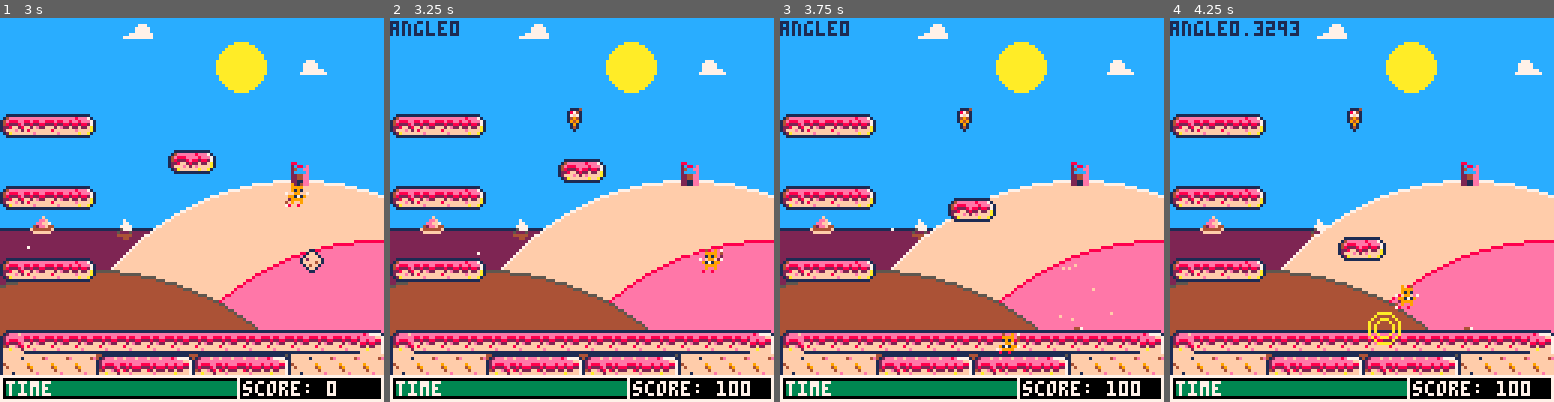
Above: before the commit, frames 1-4 (left to right).
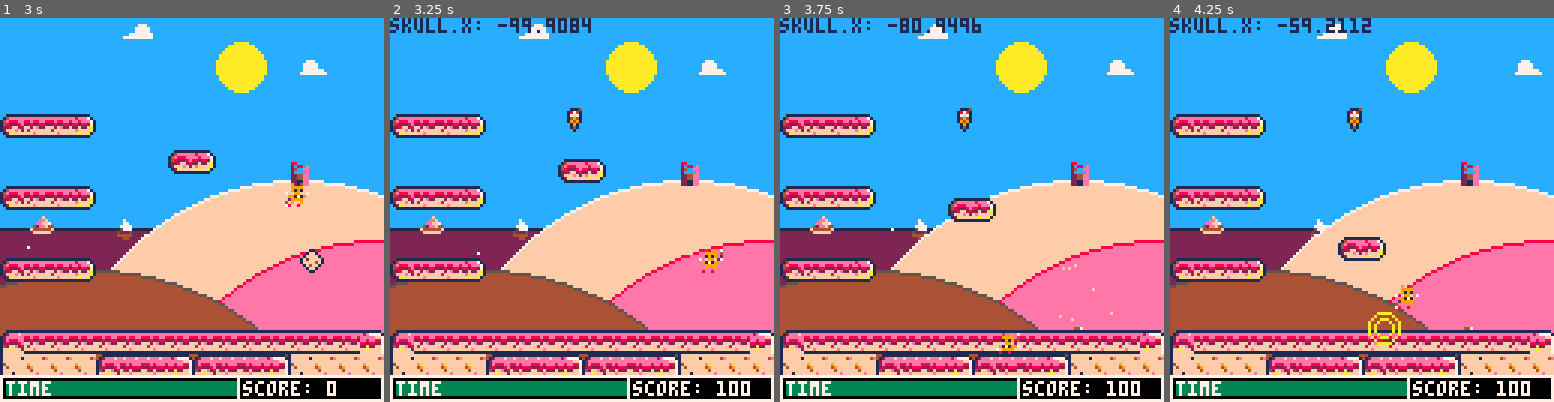
Above: after the commit, the same moments.

Repository: daddynewts/foxcatsquirrel
Game: PICO-8 cartridge foxcatsquirrel.p8
Two runs of this game, one before a commit and one after it. Both use one fixed random seed, a clock stepped at 60 frames per second and the inputs below.
Inputs:
- Up to frame 1 (3 s): tap X (X key) at 0.33, 1.07, 1.85, 2.97 s; tap O (Z key) at 0.7, 1.7, 2.1, 2.5, 2.9 s; hold Right 1.6-2.1 s; hold Right from 2.47 s (still down)
- Up to frame 2 (3.25 s): release Right at 3.03 s; hold Left from 3.08 s (still down)
- Up to frame 3 (3.75 s): tap O (Z key) at 3.3, 3.7 s; release Left at 3.58 s; hold Down from 3.63 s (still down)
- Up to frame 4 (4.25 s): release Down at 3.97 s; hold Right from 4.02 s (still down); tap X (X key) at 4.08 s; tap O (Z key) at 4.1 s

Frame 1 is identical in both runs. In frame 2, 0.8% of the frame differs, in the area x 0-53%, y 0-5%; in frame 3, 0.8%; in frame 4, 1.0%.

Commit message:
Skull shockwave movement works!
It's a little bit shonky, but the principle is there!

Diff:
--- a/foxcatsquirrel.p8
+++ b/foxcatsquirrel.p8
@@ -214,10 +214,10 @@
  --print("vplatform.y: "..vplatform.y,cam_x+1,9,7)
  --print("hplatform.x: "..hplatform.x,cam_x+1,17,7)
  --food hitbox
+ if #skulls>=1 then
+  print("skull.x: "..skull.x,0,0,1)
+ end
  --rect(food.x-20,food.y-20,food.x+24,food.y+24,7)
- if #skulls==1 then
-  print("angle"..enemyapproach,cam_x,1,1)
- end
 end
 -->8
 -- update and game loop
@@ -1659,6 +1659,7 @@
    }
   add(skulls,skull)
   sfx(skull_sfx)
+  skullchase=true
  end
 end
 
@@ -1677,10 +1678,12 @@
 
 function move_skull()
 
- for skull in all(skulls) do
+ if skullchase==true then
+  for skull in all(skulls) do
 -- easy
-  skull.x-=((skull.x/100)-(player.x/100))*(player.dx/count+1)
-  skull.y-=((skull.y/100)-(player.y/100))*(player.dy/count+1)
+   skull.x-=((skull.x/100)-(player.x/100))*(player.dx/count+1)
+   skull.y-=((skull.y/100)-(player.y/100))*(player.dy/count+1)
+  end
  end
 end
 
@@ -1759,20 +1762,22 @@
  if is_shockwave==true then
   enemyapproach=sin(shockwave_x,skulls.skull.y)
   enemyangle+=(3.141592654/enemyapproach)/180
-  for skull in all(skulls) do
+
+ for skull in all(skulls) do
 
   if  skull.y > shockwave_y-20
   and skull.y < shockwave_y+20
   and skull.x > shockwave_x-20
   and skull.x < shockwave_x+20
    then
-    skull.x-=sin(enemyangle)
-    skull.y-=enemyapproach+cos(enemyangle)
-   --    ghost.y=food.y-(10*sin(enemyangle))
-   -- skull.x+=((skull.x/10)+(player.x/100))
-   -- skull.y+=((skull.y/10)-(shockwave_y/100))
+    skull.x-=cos(enemyangle)-((skull.x-shockwave_x)/5)
+    skull.y-=sin(enemyangle)--(skull.y-shockwave_y)
+    skullchase=false
    end
   end
+ end
+  if is_shockwave==false then
+  skullchase=true
  end
 end
 
@@ -1822,7 +1827,8 @@
 
 function draw_fx()
  for fx in all(effects) do
-  --draw pixel for size 1, draw circle for larger
+  --draw pixel for size 1,
+  --draw circle for larger
     if fx.r<=1 then
      pset(fx.x,fx.y,crumb)
     else
@@ -1836,7 +1842,7 @@
 	 for fx in all(effects) do
   --lifetime
   fx.t+=2.5 -- size of circle
-             -- default = 2
+             -- default = 2.5
   if fx.t>fx.die then del(effects,fx) end
 
   if fx.t/fx.die < 1/#fx.c_table then
@@ -1903,8 +1910,8 @@
       1, --1       -- starting radius
       c_table    -- color_table
         )
-     shockwave_x=player.x+3
-     shockwave_y=player.y+3
+     shockwave_x=(player.x+3)
+     shockwave_y=(player.y+3)
      is_shockwave=true
      shockwave_cooldown=100
      sfx(shockwave_sfx)
